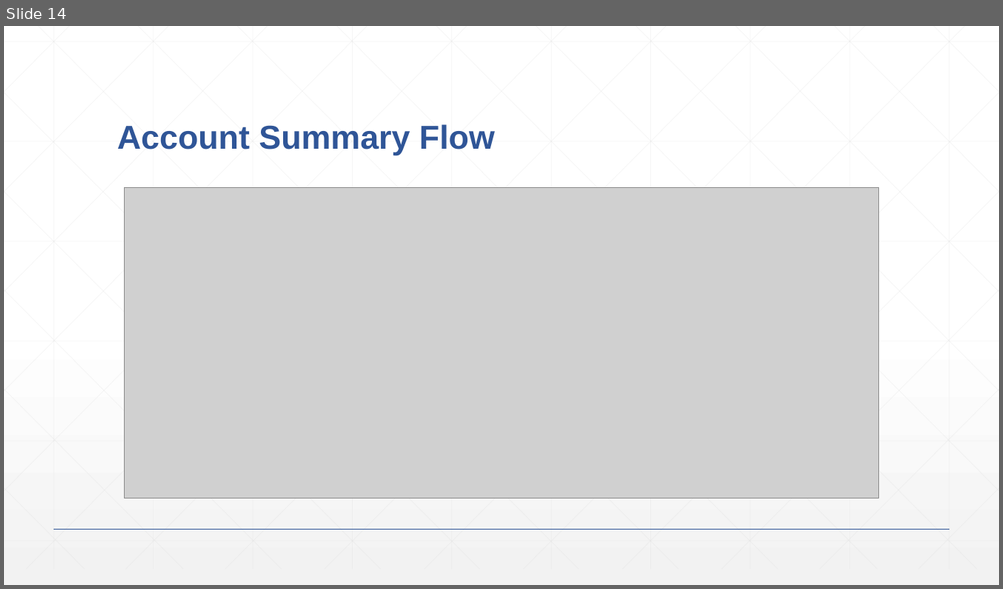
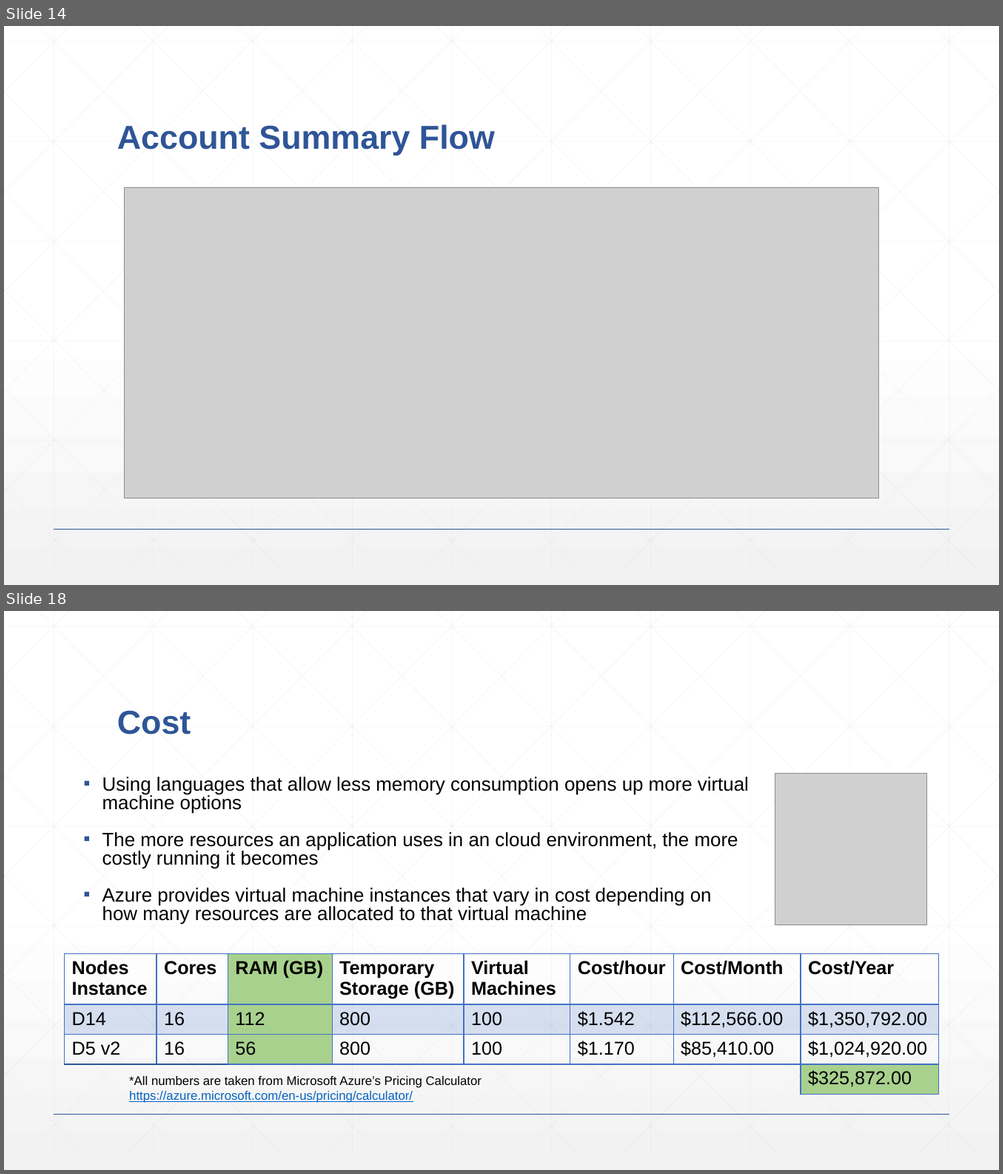
Before and after one commit to lexibrown/Skydot, a slide deck: documentation/presentation.pptx. Shown one above the other, each under a label of ours: slide 14 before the commit, slides 14 and 18 after it; the slides between them are not shown. The pictures are 1003x589 and 1003x1174 pixels, drawn with LibreOffice and Linux fonts; fonts in the diff are those of the drawing; grey boxes stand for pictures. Boxes give left, top, right and bottom in pixels: in the first picture for what was removed or moved away, otherwise in the second. Text is boxed around its words. In the diff, an @@ line names an element or a change of style, - is before the commit and + after.

```diff
--- a/documentation/presentation.pptx
+++ b/documentation/presentation.pptx
@@ slide 18 added at [4, 611, 999, 1170], background gradient #FFFFFF to #F2F2F2; not listed: 47 template elements that a slide beside it also shows @@
@@ title added at [117, 710, 191, 735], 32 pt, text #2F5597, bold @@
+Cost
@@ text added at [102, 777, 748, 925], 18.5 pt, text #000000 @@
+▪ Using languages that allow less memory consumption opens up more virtual machine options
+▪ The more resources an application uses in an cloud environment, the more costly running it becomes
+▪ Azure provides virtual machine instances that vary in cost depending on how many resources are allocated to that virtual machine
@@ picture added at [775, 774, 926, 925] @@
@@ table added at [65, 954, 939, 1096], 4 rows, 8 columns @@
+Nodes Instance | Cores | RAM (GB) | Temporary Storage (GB) | Virtual Machines | Cost/hour | Cost/Month | Cost/Year
+D14 | 16 | 112 | 800 | 100 | $1.542 | $112,566.00 | $1,350,792.00
+D5 v2 | 16 | 56 | 800 | 100 | $1.170 | $85,410.00 | $1,024,920.00
+ |  |  |  |  |  |  | $325,872.00
@@ text added at [129, 1076, 481, 1103], 12 pt, text #000000 @@
+*All numbers are taken from Microsoft Azure’s Pricing Calculator
+https://azure.microsoft.com/en-us/pricing/calculator/
```
Also in this commit, not shown: 8 slides changed, 1 other slide added, 4 slides removed, 3 other files.
